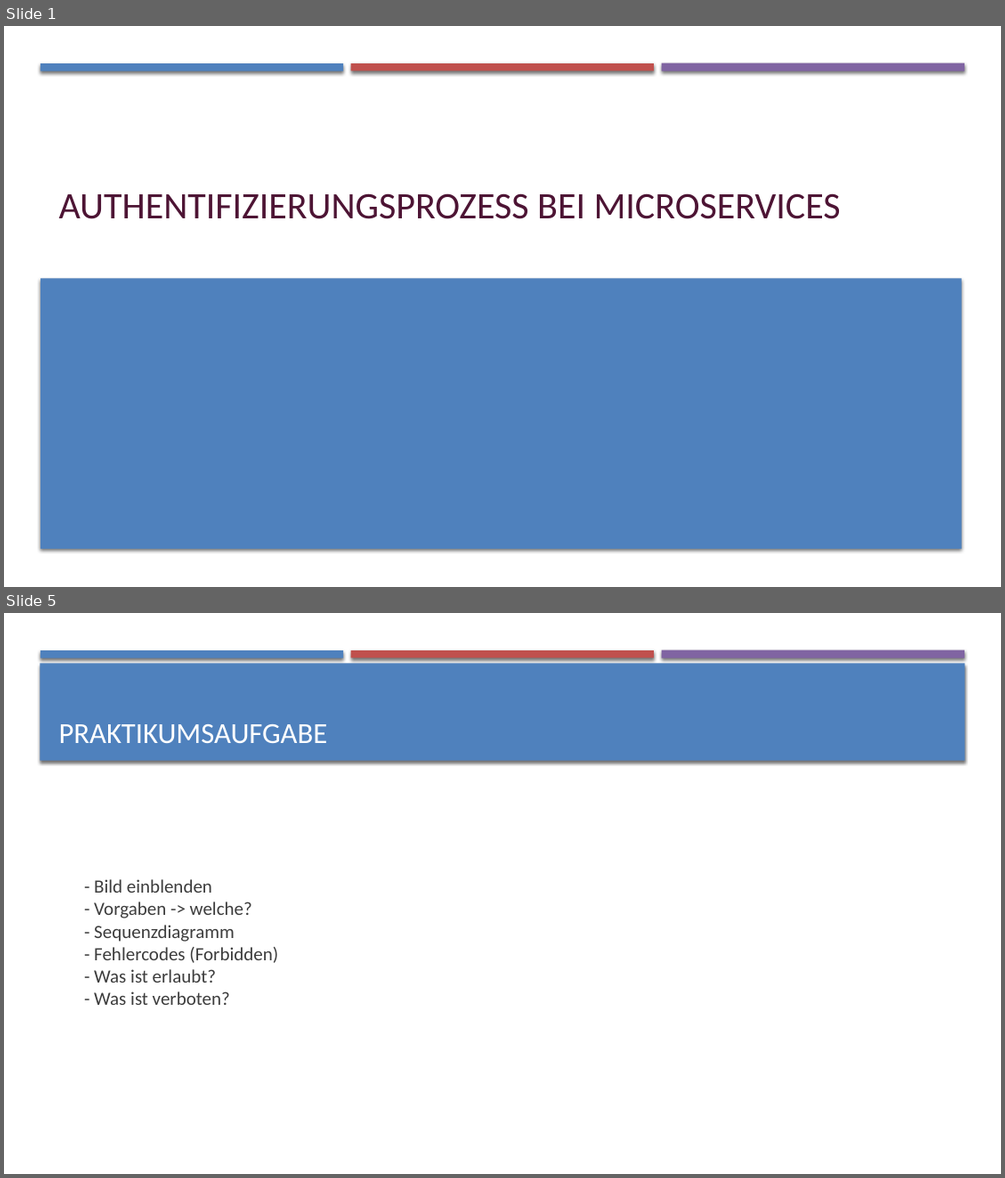
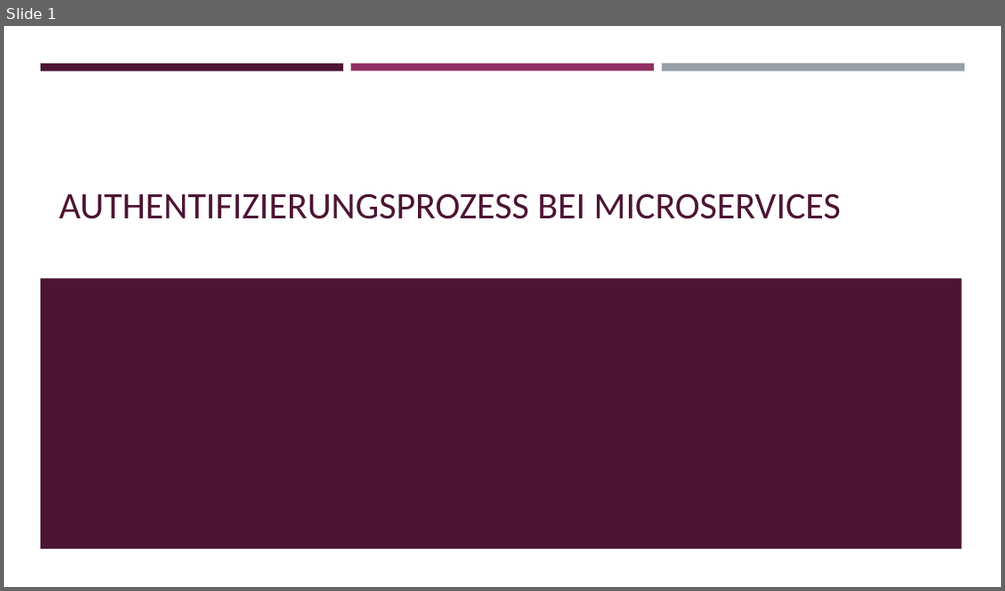
Before and after one commit to abcshmedu/pbl-gruppe-42, a slide deck: VortragSA.pptx. Shown one above the other, each under a label of ours: slides 1 and 5 before the commit, slide 1 after it; the slides between them are not shown. The pictures are 1005x1178 and 1005x591 pixels, drawn with LibreOffice and Linux fonts; fonts in the diff are those of the drawing. Boxes give left, top, right and bottom in pixels: in the first picture for what was removed or moved away, otherwise in the second. Text is boxed around its words. In the diff, an @@ line names an element or a change of style, - is before the commit and + after.

```diff
--- a/VortragSA.pptx
+++ b/VortragSA.pptx
@@ slide 5 removed at [4, 613, 1001, 1174], background #FFFFFF; not listed: 3 template elements that a slide beside it also shows @@
@@ rectangle removed at [40, 663, 965, 761] @@
@@ text removed at [59, 724, 328, 743] @@
-PRAKTIKUMSAUFGABE
@@ text removed at [94, 879, 278, 1005] @@
-- Bild einblenden
-- Vorgaben -> welche?
-- Sequenzdiagramm
-- Fehlercodes (Forbidden)
-- Was ist erlaubt?
-- Was ist verboten?
@@ slide 1 changed as well @@
@@ rectangle at [40, 63, 343, 70]: fill #4F81BD to #4D1434; shadow off @@
@@ rectangle at [351, 63, 654, 70]: fill #C0504D to #903163; shadow off @@
@@ rectangle at [662, 63, 964, 71]: fill #8064A2 to #969FA7; shadow off @@
@@ rectangle at [40, 278, 962, 548]: fill #4F81BD to #4D1434; shadow off @@
```
Also in this commit, not shown: 3 other slides changed, 6 slides added.
